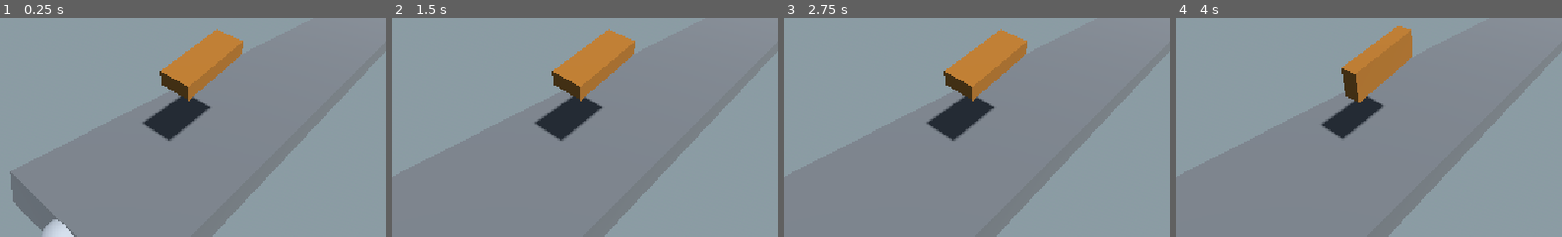
Above: before the commit, frames 1-4 (left to right).
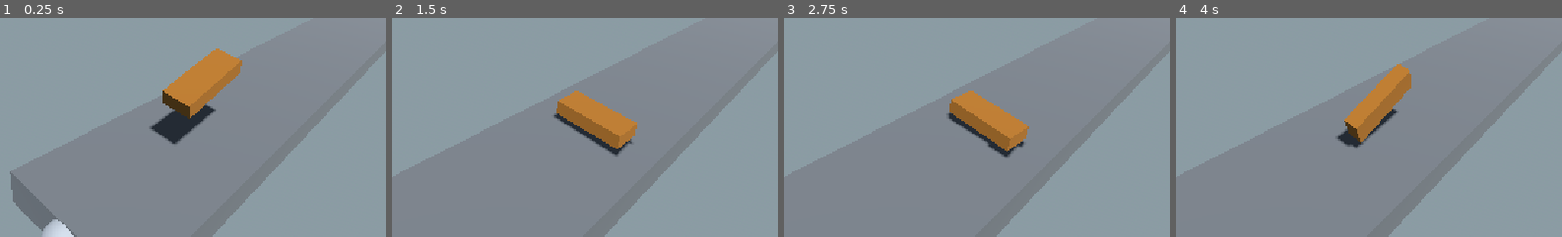
Above: after the commit, the same moments.

Repository: SlyZ1/ludum60
Game: Godot game, scene res://scenes/skate_prototype.tscn
The game is run twice, just before and just after one commit, with the same random seed, the same clock (stepped at 60 frames per second) and the same inputs.
Inputs:
- Up to frame 1 (0.25 s): no input
- Up to frame 2 (1.5 s): hold B (B) 0.53-1.28 s; tap F (F) at 0.8, 1.35 s; tap Enter at 1.25 s
- Up to frame 3 (2.75 s): tap H (H) at 1.55 s; hold H (H) from 2.03 s (still down); tap B (B) at 2.3 s
- Up to frame 4 (4 s): tap Space at 2.75 s; release H (H) at 2.78 s; tap B (B) at 2.85 s; tap F (F) at 3.05 s; tap Enter at 3.5 s; hold F (F) from 3.53 s (still down); tap H (H) at 3.8 s
The pictures show only the part of the screen within x 25-75%, y 39-89%; the shares and areas given below are measured in that part.

The runs differ from the first frame. In frame 1, 5.2% of the frame differs, in the area x 36-64%, y 4-58%; in frame 2, 7.4%; in frame 3, 7.4%, in the area x 36-64%, y 4-64%; in frame 4, 6.9%.

Commit message:
Better skate physics

Diff:
--- a/prefabs/skate.tscn
+++ b/prefabs/skate.tscn
@@ -10,30 +10,28 @@
 albedo_color = Color(0.54, 0.33102003, 0.0756, 1)
 metallic_specular = 0.51
 
-[sub_resource type="SphereMesh" id="SphereMesh_tnd71"]
+[sub_resource type="SphereShape3D" id="SphereShape3D_tnd71"]
+radius = 1.0
 
-[node name="Skate" type="MeshInstance3D" unique_id=1567484574 node_paths=PackedStringArray("ray_back", "ray_front")]
+[node name="Skate" type="MeshInstance3D" unique_id=1567484574 node_paths=PackedStringArray("capteur_back", "capteur_front")]
 transform = Transform3D(-1.9451564e-08, 0, 0.4449999, 0, 0.44499996, 0, -0.4449999, 0, -1.9451564e-08, 0, 0, 0)
 mesh = SubResource("BoxMesh_qn4bn")
 surface_material_override/0 = SubResource("StandardMaterial3D_xi3o1")
 script = ExtResource("1_tjnl1")
-ray_back = NodePath("CapteurBack/RayCast3D")
-ray_front = NodePath("CapteurFront/RayCast3D2")
+capteur_back = NodePath("CapteurBack")
+capteur_front = NodePath("CapteurFront")
 ground_offset = 0.6779999999999999
 
 [node name="AnimController" type="Node" parent="." unique_id=671014669]
 script = ExtResource("2_a3nxw")
 
-[node name="CapteurBack" type="MeshInstance3D" parent="." unique_id=139213417]
-transform = Transform3D(0.99983346, 0, -0.018242473, 0, 0.99999994, 0, 0.018242473, 0, 0.99983346, 7.1054274e-15, -0.5470042, -1.8)
-mesh = SubResource("SphereMesh_tnd71")
+[node name="CapteurFront" type="ShapeCast3D" parent="." unique_id=251090142]
+transform = Transform3D(0.99933356, 0, -0.036478832, 0, 0.9999999, 0, 0.036478832, 0, 0.99933356, 0.035, 0, 2)
+shape = SubResource("SphereShape3D_tnd71")
+target_position = Vector3(0, 0, 0)
+metadata/_edit_lock_ = true
 
-[node name="RayCast3D" type="RayCast3D" parent="CapteurBack" unique_id=549186315]
-target_position = Vector3(0, -2.29, 0)
-
-[node name="CapteurFront" type="MeshInstance3D" parent="." unique_id=1674666939]
-transform = Transform3D(0.9999999, 0, 0, 0, 0.99999994, 0, 0, 0, 0.9999999, -7.1054274e-15, -0.5470042, 1.8)
-mesh = SubResource("SphereMesh_tnd71")
-
-[node name="RayCast3D2" type="RayCast3D" parent="CapteurFront" unique_id=1753449793]
-target_position = Vector3(0, -1.155, 0)
+[node name="CapteurBack" type="ShapeCast3D" parent="." unique_id=491530469]
+transform = Transform3D(0.99983317, 0, -0.01824246, 0, 0.99999994, 0, 0.01824246, 0, 0.99983317, 0, 0, -2)
+shape = SubResource("SphereShape3D_tnd71")
+target_position = Vector3(0, 0, 0)
--- a/scripts/map_loader.gd
+++ b/scripts/map_loader.gd
@@ -11,14 +11,20 @@
 @export var skate: Node3D
 
 static var s_speed: Vector3 = Vector3.ZERO
+static var s_angle: float = 0
 
 var _spawned_sections: Array[Section] = []
 # Section "fantome" pour le prochain spawn
 var _next_spawn: Section
 
 func _ready() -> void:
+	_next_spawn = _new_section(Vector3.ZERO)
 
-	_next_spawn = _new_section(Vector3.ZERO)
+static func right() -> Vector3:
+	return Basis.from_euler(Vector3(0, 0, deg_to_rad(s_angle))) * Vector3.RIGHT
+
+static func up() -> Vector3:
+	return Basis.from_euler(Vector3(0, 0, deg_to_rad(s_angle))) * Vector3.UP
 
 func _new_section(snap_to: Vector3) -> Section:
 	var new_section: Section = sections[0].instantiate() as Section
@@ -55,6 +61,7 @@
 
 # Called every frame. 'delta' is the elapsed time since the previous frame.
 func _process(delta: float) -> void:
+	s_angle = angle
 	container.rotation_degrees.z = angle
 	_control_spawn()
 	_control_speed(delta)
--- a/scripts/skate_orientation.gd
+++ b/scripts/skate_orientation.gd
@@ -1,50 +1,140 @@
 extends MeshInstance3D
 
-@export var ray_back: RayCast3D
-@export var ray_front: RayCast3D
+@export var capteur_back: ShapeCast3D
+@export var capteur_front: ShapeCast3D
 @export_range(0.5, 2) var ground_offset: float
 
-var velocity_y: float = 0
-var previous_position: Vector3 = Vector3.ZERO
-var grounded: bool = false
+var velocity_back: float = 0
+var velocity_front: float = 0
+var grounded_back: bool = false
+var grounded_front: bool = false
 
-func _ready() -> void:
-	previous_position = global_position
+func _limit_rotation(direction: Vector3) -> Vector3:
+	var up: Vector3 = MapLoader.up()
+
+	var horizontal: Vector3 = direction - up * direction.dot(up)
+	var longueur_h: float = horizontal.length()
+	if longueur_h < 0.001:
+		return direction
+
+	var angle: float = atan2(direction.dot(up), longueur_h)
+	var max_rad: float = deg_to_rad(30)
+	if abs(angle) <= max_rad:
+		return direction
+
+	angle = clamp(angle, -max_rad, max_rad)
+	return (horizontal / longueur_h * cos(angle) + up * sin(angle)) * direction.length()
+
+func apply_impulse(impulse_back: float, impulse_front: float) -> void:
+	velocity_back += impulse_back
+	velocity_front += impulse_front
+
+func apply_rotation(rot: Basis) -> void:
+	var p_back_offset: Vector3 = capteur_back.global_position - global_position
+	var p_front_offset: Vector3 = capteur_front.global_position - global_position
+	p_back_offset = rot * p_back_offset
+	p_front_offset = rot * p_front_offset
+	set_pos(p_back_offset + global_position, p_front_offset + global_position)
 
 func _integrate(dt: float) -> void:
-	#if not grounded: velocity_y += -20 * dt
-	global_position += Vector3.UP * velocity_y * dt
+	var acc: float = -20 * dt
+	if not grounded_back: velocity_back += acc
+	if not grounded_front: velocity_front += acc
 
-func _grounded_logic(one_collide: bool, target_position: Vector3) -> void:
-	if (one_collide and global_position.distance_to(target_position) <= ground_offset):
-			if not grounded: velocity_y = 0
-			grounded = true
-	elif not one_collide: grounded = false
+	var p_back: Vector3 = capteur_back.global_position
+	var p_front: Vector3 = capteur_front.global_position
+	var ecart: Vector3 = p_front - p_back
+	var longueur_h: float = Vector2(ecart.x, ecart.z).length()
+	if longueur_h < 0.001:
+		return
+
+	var v_centre: float = (velocity_back + velocity_front) / 2.0
+	var omega: float = (velocity_front - velocity_back) / longueur_h
+
+	var centre: Vector3 = (p_back + p_front) / 2.0
+	var axe: Vector3 = ecart.cross(Vector3.UP)
+	if axe.length() > 0.001:
+		var rot := Basis(axe.normalized(), omega * dt)
+		global_basis = rot * global_basis
+		global_position = centre + rot * (global_position - centre)
+
+	global_position += Vector3.UP * v_centre * dt
+
+	p_back = capteur_back.global_position
+	p_front = capteur_front.global_position
+	var d: Vector3 = p_front - p_back
+	var d_lim: Vector3 = _limit_rotation(d)
+	if not d.is_equal_approx(d_lim):
+		var milieu: Vector3 = (p_back + p_front) / 2.0
+		set_pos(milieu - d_lim / 2.0, milieu + d_lim / 2.0)
+		velocity_back = v_centre
+		velocity_front = v_centre
+
+func set_pos(back: Vector3, front: Vector3, normal: Vector3 = Vector3.UP) -> void:
+	var direction: Vector3 = _limit_rotation(front - back)
+	if direction.length() < 0.001:
+		return
+
+	var echelle: Vector3 = global_basis.get_scale()
+	var dir_locale: Vector3 = (capteur_front.position - capteur_back.position).normalized()
+
+	var rot: Basis = Basis.looking_at(direction.normalized(), normal) \
+			* Basis.looking_at(dir_locale, Vector3.UP).inverse()
+	global_basis = rot * Basis.from_scale(echelle)
+
+	var milieu_local: Vector3 = (capteur_front.position + capteur_back.position) / 2.0
+	global_position = (back + front) / 2.0 - global_basis * milieu_local
+
+func _corriger_roue(capteur: ShapeCast3D, p: Vector3) -> float:
+	capteur.force_shapecast_update()
+	if not capteur.is_colliding():
+		return -INF
+	var rayon: float = (capteur.shape as SphereShape3D).radius * capteur.global_basis.get_scale().x
+	var g: Vector3 = capteur.get_collision_point(0)
+	var n: Vector3 = capteur.get_collision_normal(0)
+	if n.y < 0.1:
+		return -INF
+	return g.y + (rayon - n.x * (p.x - g.x) - n.z * (p.z - g.z)) / n.y
 
 func _ground_snap(dt: float) -> void:
-	var both_collide: bool = ray_back.is_colliding() and ray_front.is_colliding()
-	var one_collide: bool = ray_back.is_colliding() or ray_front.is_colliding()
+	var p_back: Vector3 = capteur_back.global_position
+	var p_front: Vector3 = capteur_front.global_position
+	var corrige: bool = false
 
-	var target_position: Vector3 = Vector3.ZERO
-	if one_collide:
-		var point_back: Vector3 = ray_back.get_collision_point() if ray_back.is_colliding() else ray_front.get_collision_point()
-		var point_front: Vector3 = ray_front.get_collision_point() if ray_front.is_colliding() else ray_back.get_collision_point()
-		var normal: Vector3 = (ray_back.get_collision_normal() + ray_front.get_collision_normal()) / 2
-		var direction: Vector3 = point_back - point_front
-		if direction.length() < 0.01: direction = Vector3.RIGHT
+	capteur_back.force_shapecast_update()
+	capteur_front.force_shapecast_update()
 
-		var scale: Vector3 = global_basis.get_scale()
-		global_basis = Basis.looking_at(direction.normalized(), normal) * Basis.from_scale(scale)
-		target_position = (point_back + point_front).y / 2 * Vector3.UP
-		if grounded:
-			var theta: float = acos(normal.dot(-MapLoader.s_speed.normalized()))
-			velocity_y = MapLoader.s_speed.length() / tan(theta)
-			velocity_y = clamp(velocity_y, 0, 100)
-			global_position = target_position + ground_offset * normal
+	var normal: Vector3 = Vector3.ZERO
 
-	_grounded_logic(one_collide, target_position)
+	var y_back: float = _corriger_roue(capteur_back, p_back)
+	grounded_back = p_back.y <= y_back + 0.01
+	if grounded_back:
+		p_back.y = y_back
+		corrige = true
+		var n_back: Vector3 = capteur_back.get_collision_normal(0)
+		normal += n_back
+		var theta_back: float = acos(n_back.dot(-MapLoader.s_speed.normalized()))
+		velocity_back = MapLoader.s_speed.length() / tan(theta_back)
+		velocity_back = max(velocity_back, 0.0)
+
+	var y_front: float = _corriger_roue(capteur_front, p_front)
+	grounded_front = p_front.y <= y_front + 0.01
+	if grounded_front:
+		p_front.y = y_front
+		corrige = true
+		var n_front: Vector3 = capteur_front.get_collision_normal(0)
+		normal += n_front
+		var theta_front: float = acos(n_front.dot(-MapLoader.s_speed.normalized()))
+		velocity_front = MapLoader.s_speed.length() / tan(theta_front)
+		velocity_front = max(velocity_front, 0.0)
+
+	if corrige:
+		set_pos(p_back, p_front, normal.normalized())
 
 func _process(dt: float) -> void:
 	_integrate(dt)
 	_ground_snap(dt)
-	previous_position = global_position
+	if Input.is_action_just_pressed("F"):
+		apply_rotation(Basis.from_euler(Vector3(0,deg_to_rad(45),0)))
+	if Input.is_action_just_pressed("H"):
+		velocity_back += 10
